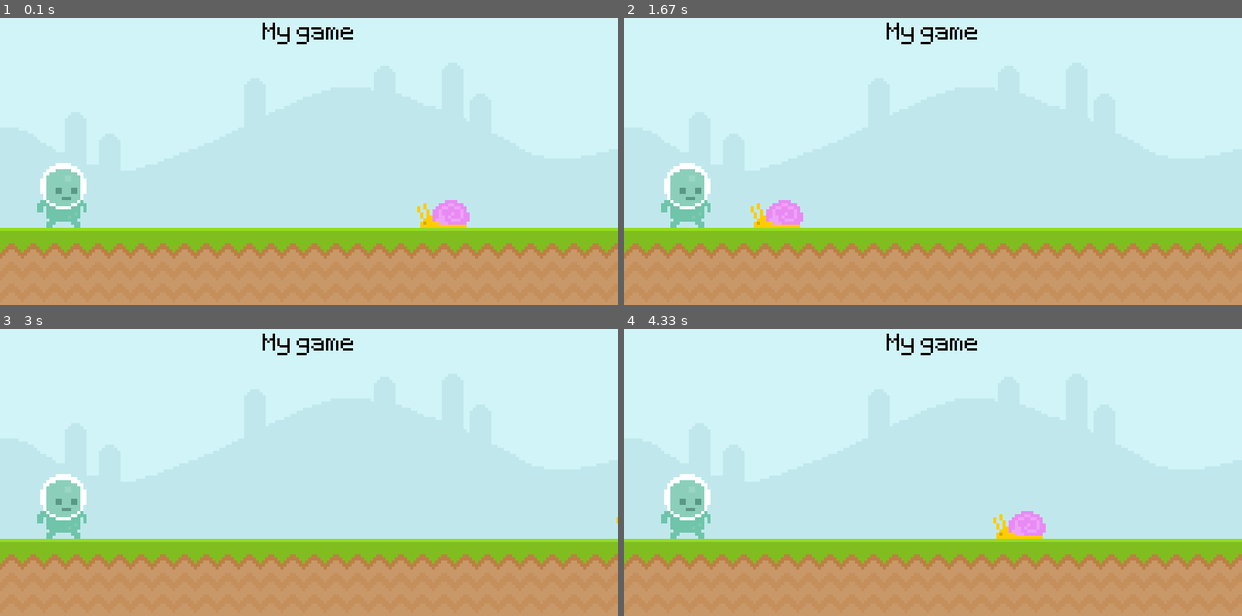
Above: before the commit, frames 1-4 (two rows, left to right).
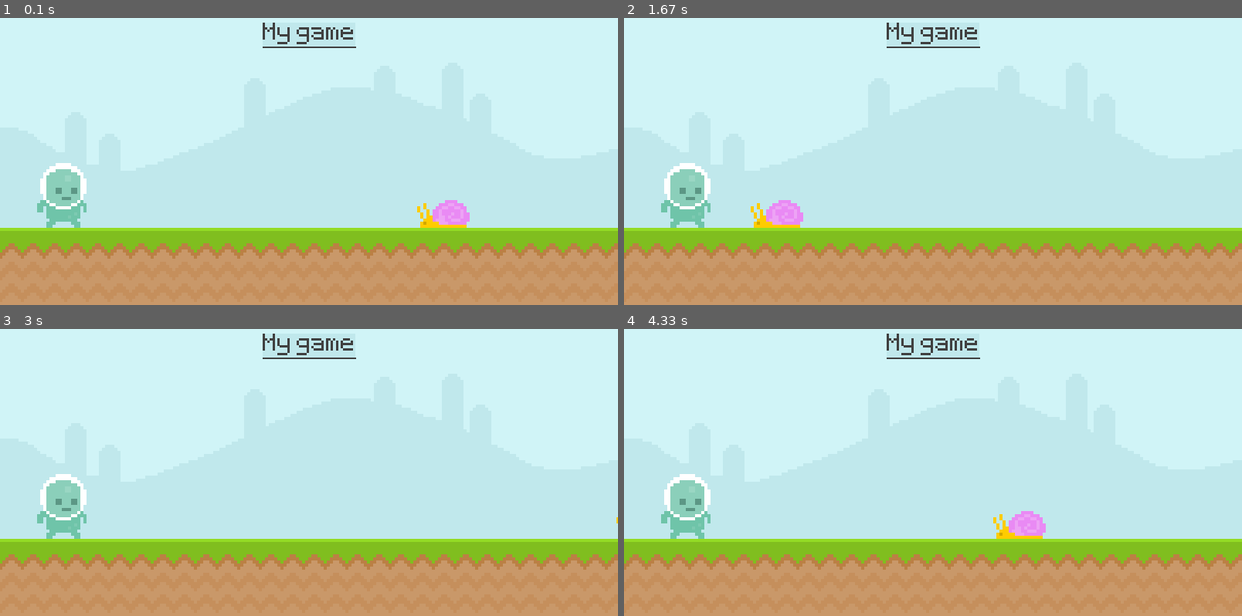
Above: after the commit, the same moments.

Repository: Adamwest023/Pygame-tutorial
Game: pygame game, started from pygame-tutorial.py
Same seed, same stepped clock (60 frames per second), same inputs: the game is played once before the commit and once after it.
Inputs:
- Up to frame 1 (0.1 s): no input
- Up to frame 2 (1.67 s): no input
- Up to frame 3 (3 s): no input
- Up to frame 4 (4.33 s): no input

The runs differ from the first frame. In frame 1, 0.4% of the frame differs, in the area x 42-58%, y 1-11%; in frame 2, 0.4%; in frame 3, 0.4%; in frame 4, 0.4%.

Commit message:
updated colors

Diff:
--- a/pygame-tutorial.py
+++ b/pygame-tutorial.py
@@ -13,7 +13,7 @@
 ground_surf = pygame.image.load('graphics/ground.png').convert()
 
 # create text and surface for it
-score_surf = test_font.render('My game', False, 'Black')
+score_surf = test_font.render('My game', False, (64,64,64))
 score_rect = score_surf.get_rect(center= (400,50))
 # create snail surface and movement
 snail_surf = pygame.image.load('graphics/snail/snail1.png').convert_alpha()
@@ -36,6 +36,9 @@
     # draw all out elements
     screen.blit(sky_surf, (0, 0))
     screen.blit(ground_surf, (0, 300))
+    pygame.draw.rect(screen,'#c0e8ec',score_rect)
+    pygame.draw.rect(screen,'#c0e8ec',score_rect,12)
+    pygame.draw.line(screen,(64,64,64),(340,65),(460,65),2)
     screen.blit(score_surf, score_rect)
     snail_rect.x -= 4
     if snail_rect.right <= -30:
